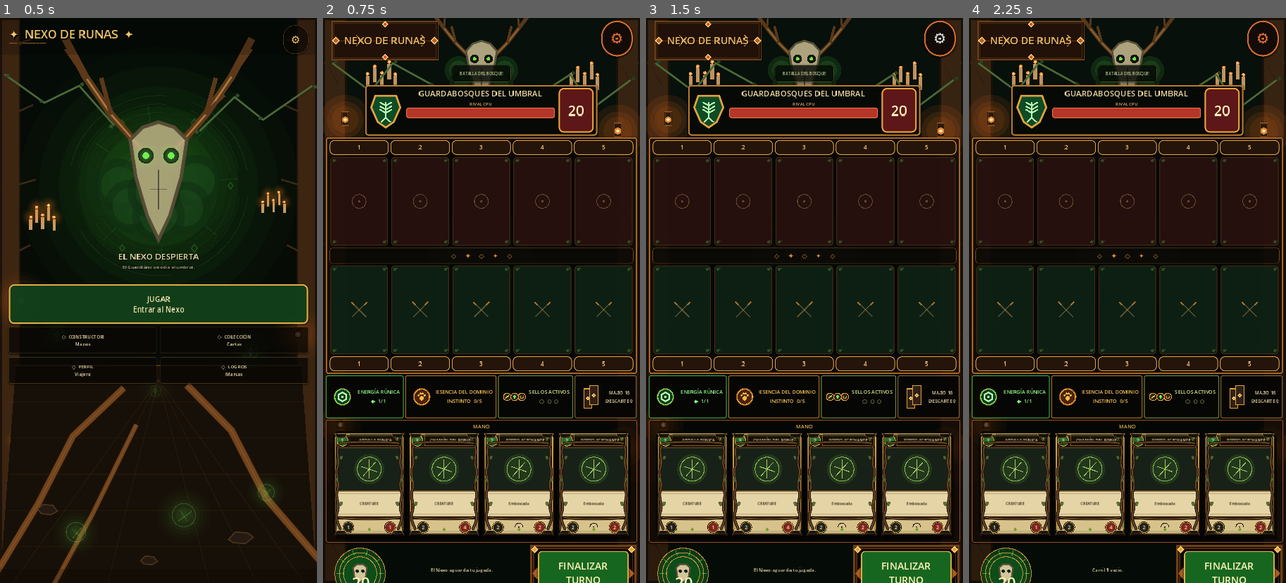
Above: before the commit, frames 1-4 (left to right).
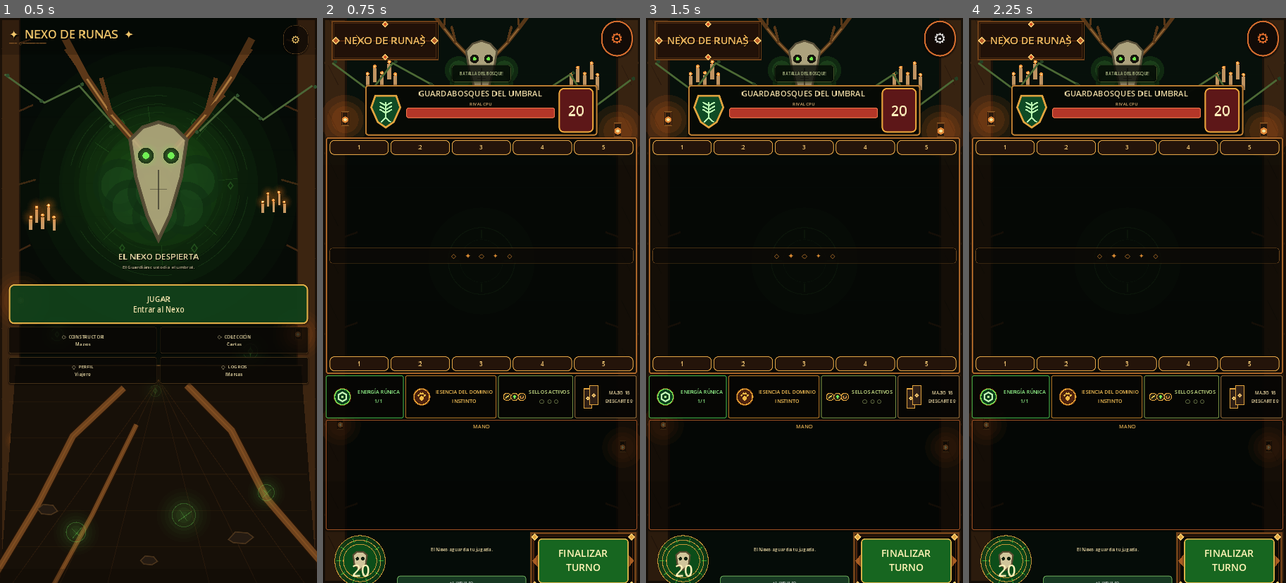
Above: after the commit, the same moments.

Repository: LoloscarPrr/Nexo-de-runas-v2
Game: Godot game, scene res://scenes/main.tscn
Two runs of this game, one before a commit and one after it. Both use one fixed random seed, a clock stepped at 60 frames per second and the inputs below.
Inputs (mouse positions are in pixels of both pictures, inside the frame that each line leads up to):
- Up to frame 1 (0.5 s): no input
- Up to frame 2 (0.75 s): click "JUGAR Entrar al Nexo" at 0.5 s
- Up to frame 3 (1.5 s): click "⚙" at 1.25 s
- Up to frame 4 (2.25 s): click (1003, 198) at 2 s

Frame 1 is identical in both runs. In frame 2, 31% of the frame differs, in the area x 0-100%, y 24-100%; in frame 3, 31%; in frame 4, 31%.
Error after the commit: Parse Error: Could not preload resource script "res://scripts/domain/canonical_cpu_battle.gd". (res://scripts/application/battle/canonical_battle_session.gd:7)

Commit message:
Foundation replace 6: mirror Profanation sequence and end-phase triggers for CPU

Diff:
--- a/scripts/domain/canonical_cpu_battle.gd
+++ b/scripts/domain/canonical_cpu_battle.gd
@@ -74,6 +74,7 @@
 	if has_pending_discard("enemy"):
 		auto_resolve_pending_discards("enemy")
 	cpu_take_actions()
+	_trigger_active_relics("enemy", AbilityDefinitionScriptCpu.TURN_END, {"source_side":"enemy","target_lane":-1})
 	resolve_cpu_attacks()
 	_expire_cpu_temporary_bonuses()
 	_resolve_cpu_overload()
@@ -199,7 +200,7 @@
 			actions.append({"lane": -1, "target_lane": -1, "replace_index": seal_replace})
 	return actions
 
-func cpu_play_card(hand_index: int, lane: int = -1, target_lane: int = -1, replace_index: int = -1, target_lanes: Array = [], destination_lane: int = -1) -> bool:
+func cpu_play_card(hand_index: int, lane: int = -1, target_lane: int = -1, replace_index: int = -1, target_lanes: Array = [], destination_lane: int = -1, target_side: String = "") -> bool:
 	if has_pending_discard("enemy"):
 		auto_resolve_pending_discards("enemy")
 	if result != "ongoing" or hand_index < 0 or hand_index >= cpu_hand.size():
@@ -212,12 +213,13 @@
 	if not cpu_can_pay_energy(cost):
 		return false
 	var card_type := str(card.get("type", ""))
+	var used_profanation := card_type == CatalogScript.TYPE_CREATURE and bool(profanation_ready.get("enemy", false))
 	var success := false
 	match card_type:
 		CatalogScript.TYPE_CREATURE:
 			success = _cpu_play_creature(card, lane, target_lane, destination_lane)
 		CatalogScript.TYPE_RITE:
-			success = _cpu_play_rite(card, target_lane, target_lanes, destination_lane)
+			success = _cpu_play_rite(card, target_lane, target_lanes, destination_lane, target_side)
 		CatalogScript.TYPE_RELIC:
 			success = _cpu_play_persistent(card_id, cpu_active_relics, MAX_RELICS, replace_index)
 		CatalogScript.TYPE_SEAL:
@@ -242,13 +244,20 @@
 	elif card_type == CatalogScript.TYPE_SEAL:
 		event_queue.push(GameEventScriptCpu.create("SEAL_PLAYED", card_id, [], {"side":"enemy"}))
 	_record_card_played("enemy", card_type)
+	if used_profanation:
+		_consume_profanation("enemy", lane)
+	if card_type == CatalogScript.TYPE_RITE and cards_played_current_turn("enemy") > 1:
+		_trigger_active_relics("enemy", AbilityDefinitionScriptCpu.FIRST_SEQUENCED_SPELL_PER_TURN, {"source_side":"enemy","played_card_id":card_id})
+	if has_pending_discard("enemy"):
+		auto_resolve_pending_discards("enemy")
 	event_queue.push(GameEventScriptCpu.create("CARD_PLAYED", card_id, [], {
 		"side": "enemy",
 		"card_type": card_type,
 		"lane": lane,
 		"target_lane": target_lane,
 		"target_lanes": target_lanes.duplicate(),
-		"destination_lane": destination_lane
+		"destination_lane": destination_lane,
+		"target_side": target_side
 	}))
 	return true
 
@@ -275,7 +284,7 @@
 		}, self)
 	return true
 
-func _cpu_play_rite(card: Dictionary, target_lane: int, target_lanes: Array = [], destination_lane: int = -1) -> bool:
+func _cpu_play_rite(card: Dictionary, target_lane: int, target_lanes: Array = [], destination_lane: int = -1, target_side: String = "") -> bool:
 	var effect_id := str(card.get("effect_id", ""))
 	if effect_id.is_empty():
 		return false
@@ -285,10 +294,20 @@
 		"source_lane": -1,
 		"target_lane": target_lane,
 		"target_lanes": target_lanes.duplicate(),
-		"destination_lane": destination_lane
+		"destination_lane": destination_lane,
+		"target_side": target_side
 	}, self)
 
-func _cpu_can_resolve_rite(card: Dictionary, target_lane: int, target_lanes: Array = [], destination_lane: int = -1) -> bool:
+func _cpu_can_resolve_rite(card: Dictionary, target_lane: int, target_lanes: Array = [], destination_lane: int = -1, target_side: String = "") -> bool:
+	var effect_id := str(card.get("effect_id", ""))
+	if effect_id.is_empty():
+		return false
+	return AbilityResolverScriptCpu.can_resolve(effect_id, AbilityDefinitionScriptCpu.ON_PLAY, {
+		"source_card_id": str(card.get("id", "")),
+		"source_side": "enemy",
+		"source_lane": -1,
+		"target_lane": target_lane,
+func _cpu_can_resolve_rite(card: Dictionary, target_lane: int, target_lanes: Array = [], destination_lane: int = -1, target_side: String = "") -> bool:
 	var effect_id := str(card.get("effect_id", ""))
 	if effect_id.is_empty():
 		return false
@@ -298,7 +317,8 @@
 		"source_lane": -1,
 		"target_lane": target_lane,
 		"target_lanes": target_lanes.duplicate(),
-		"destination_lane": destination_lane
+		"destination_lane": destination_lane,
+		"target_side": target_side
 	}, self)
 
 func _cpu_play_persistent(card_id: String, slots: Array[String], limit: int, replace_index: int) -> bool:
